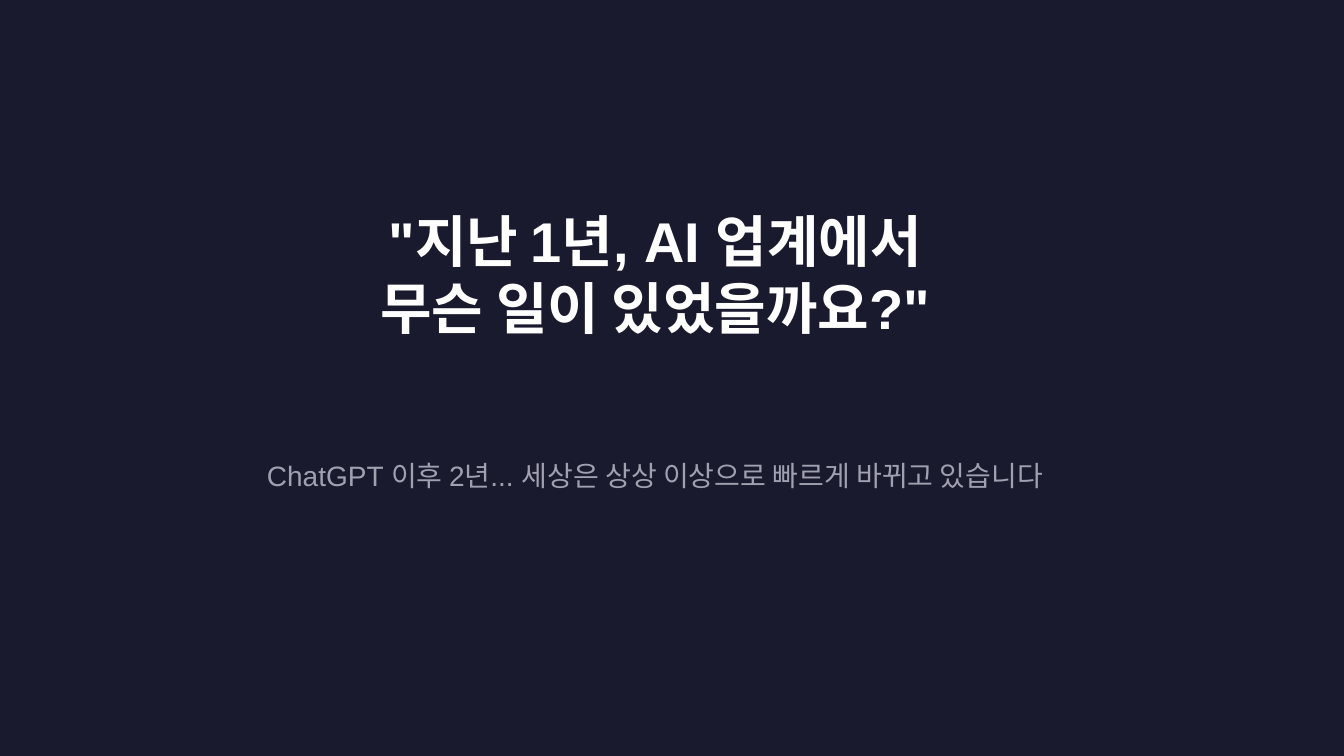
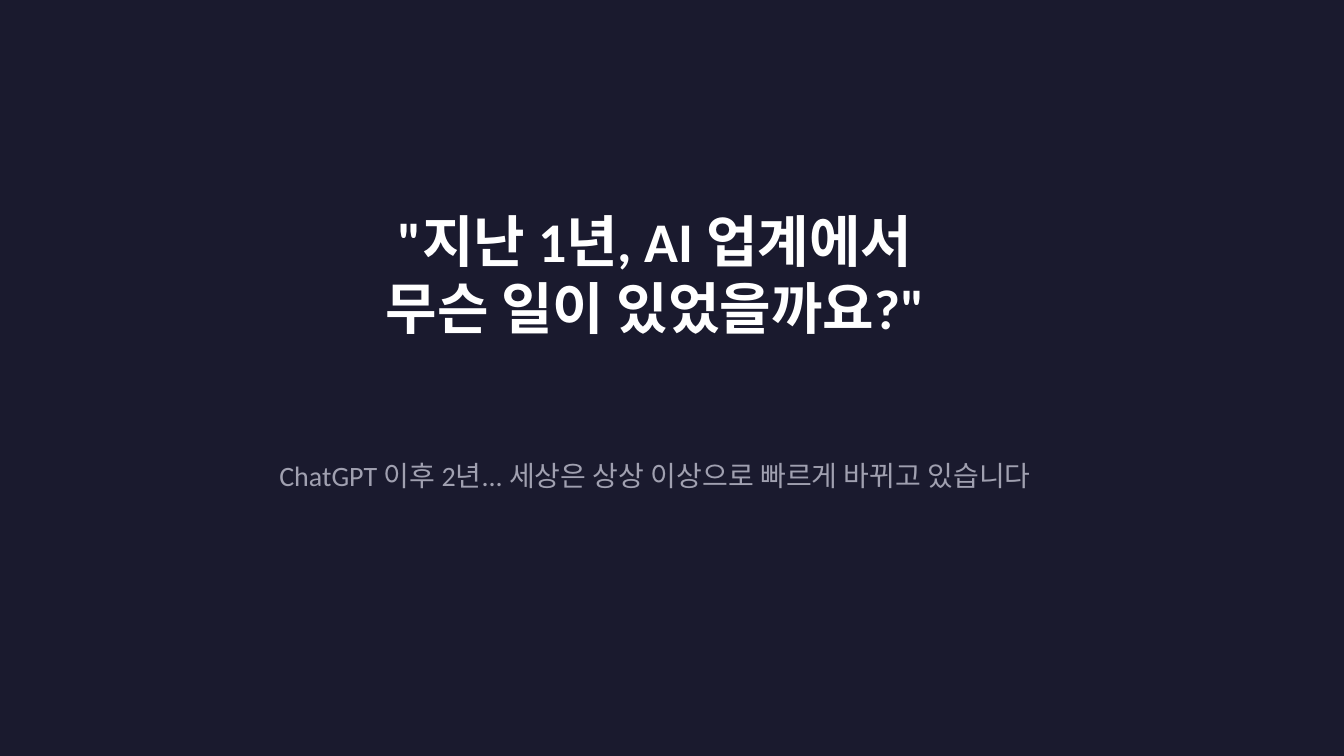
Before and after one commit to givethedog/ppt-maker, a slide deck: slide 2 of AI_트렌드_2025-2026.pptx. Drawn at 1344x756 pixels with LibreOffice and Linux fonts; fonts in the diff are those of the drawing. Boxes give left, top, right and bottom in pixels: in the first picture for what was removed or moved away, otherwise in the second. Text is boxed around its words. In the diff, an @@ line names an element or a change of style, - is before the commit and + after.

```diff
--- a/AI_트렌드_2025-2026.pptx
+++ b/AI_트렌드_2025-2026.pptx
@@ text ""지난 1년, AI 업계에서 무슨 ..." at (386, 215, 925, 334): font Arial to Calibri @@
@@ text "ChatGPT 이후 2년... 세상은 상상 ..." at (279, 462, 1031, 488): font Arial to Calibri @@
```
Also in this commit, not shown: 24 other slides changed, 4 slides added, 2 other files.
